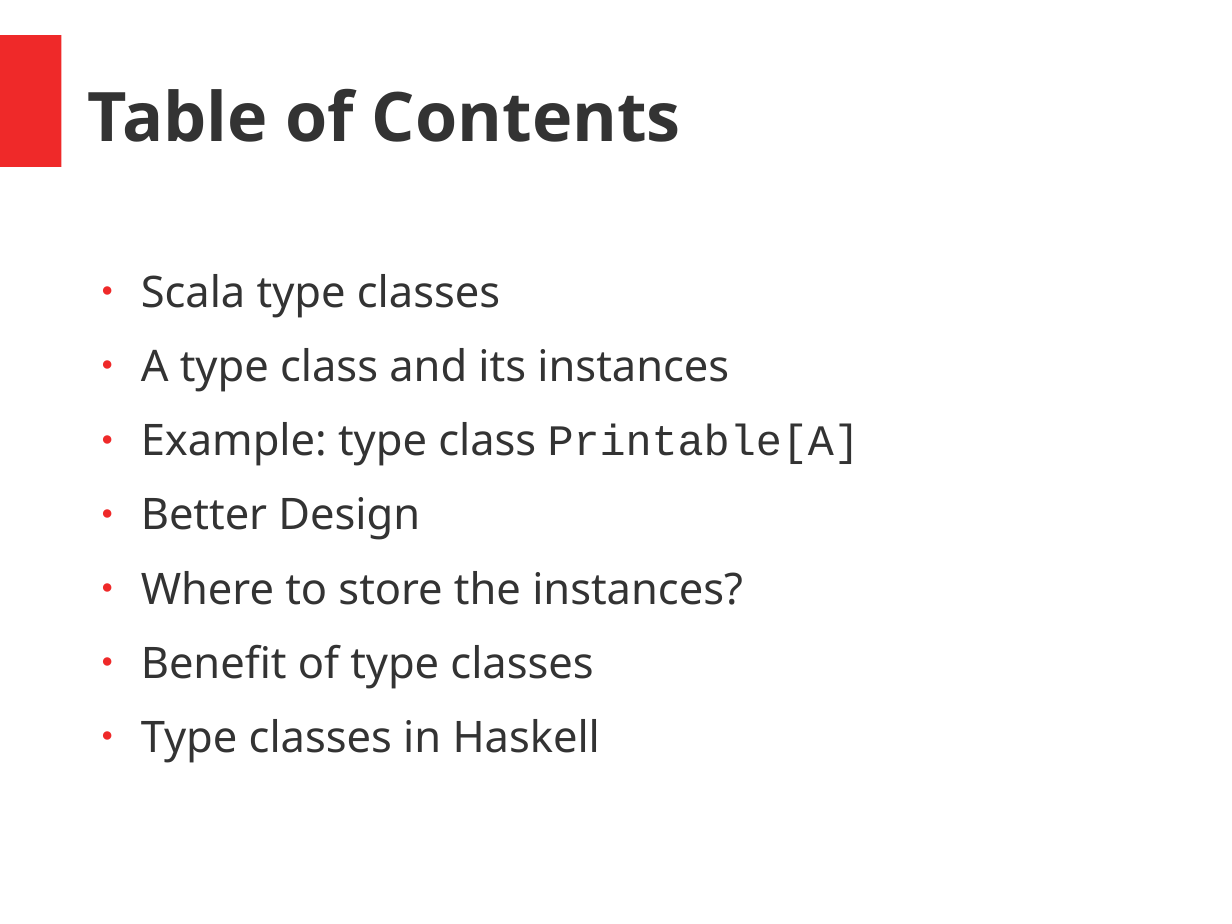
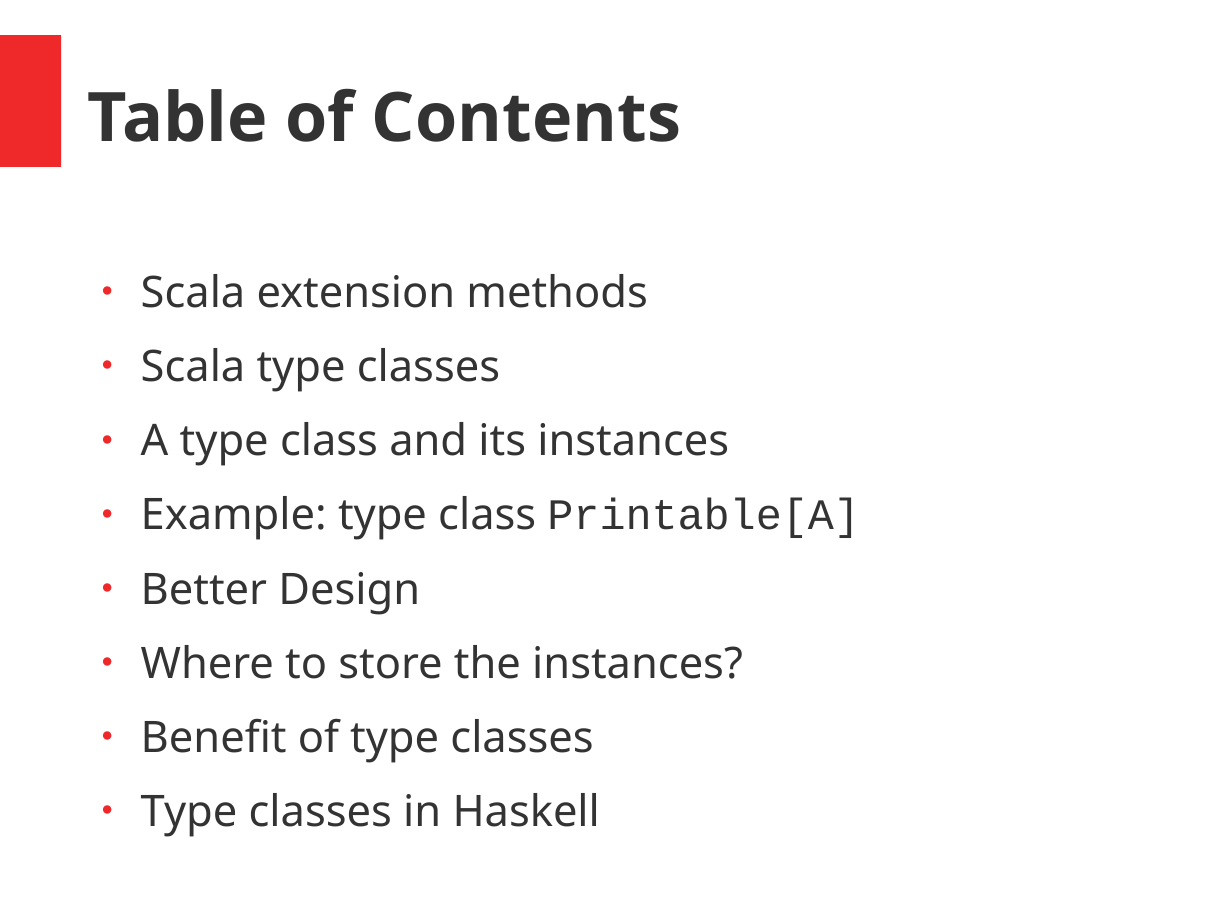
Before and after one commit to hermannhueck/typeclasses, a slide deck: slide 2 of Slides/TypeClasses.pptx. Drawn at 1232x924 pixels with LibreOffice and Linux fonts; fonts in the diff are those of the drawing. Boxes give left, top, right and bottom in pixels: in the first picture for what was removed or moved away, otherwise in the second. Text is boxed around its words. In the diff, an @@ line names an element or a change of style, - is before the commit and + after.

```diff
--- a/Slides/TypeClasses.pptx
+++ b/Slides/TypeClasses.pptx
@@ text at (x1=141, y1=274, x2=647, y2=308): paragraph added @@
+● Scala extension methods
```
Also in this commit, not shown: 11 other slides changed, 2 slides added, 1 other file.
